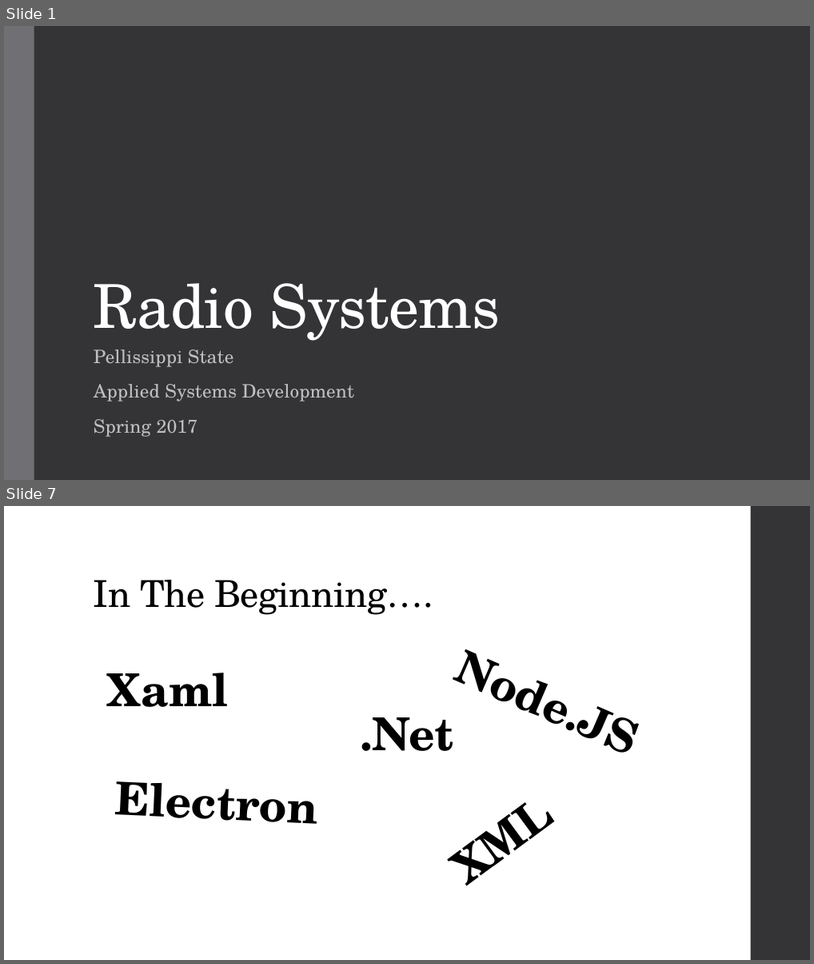
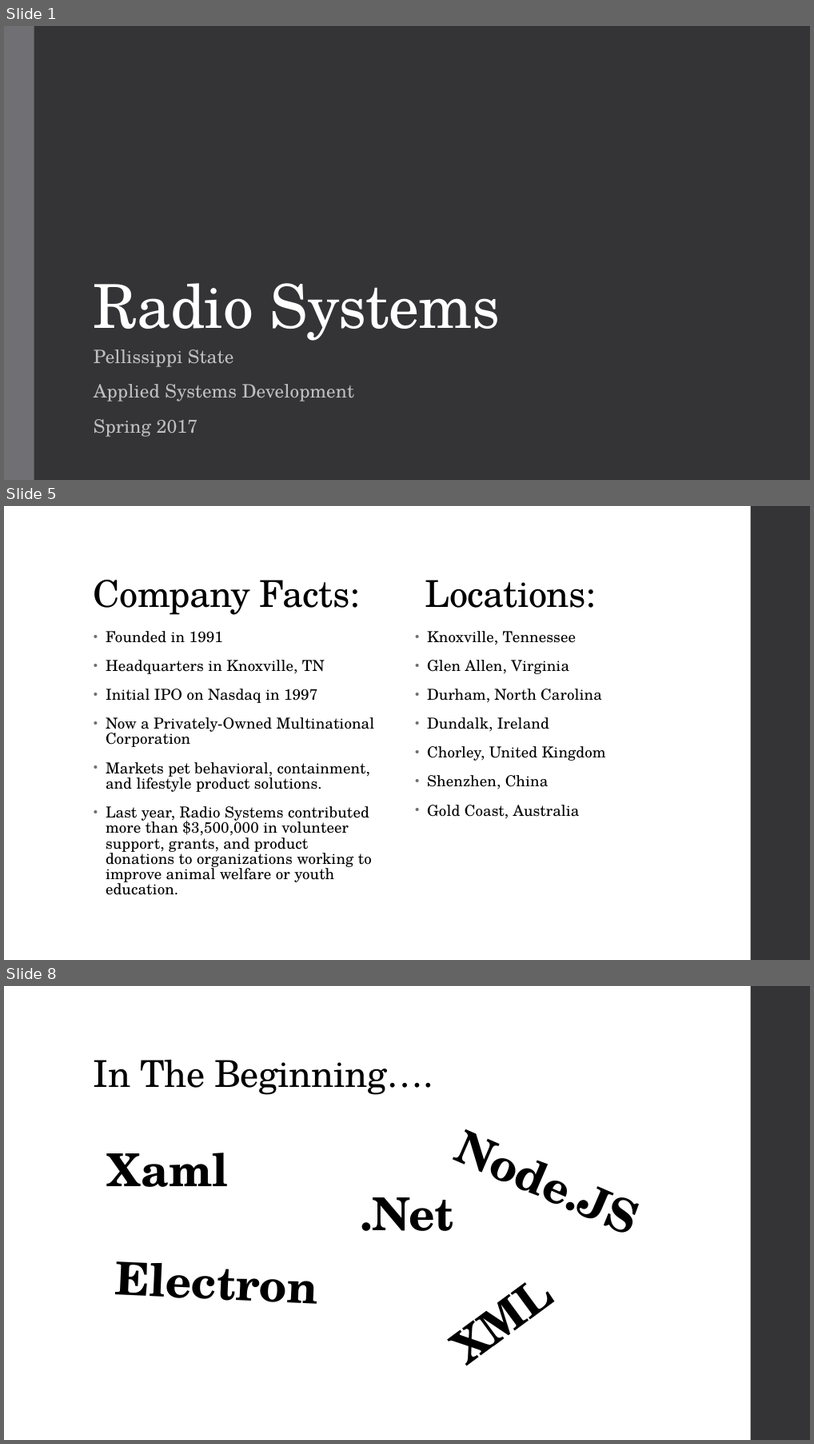
Before and after one commit to RadioSystemsPSCC/Practice, a slide deck: Admin and Documentation/Radio Systems.pptx. Shown one above the other, each under a label of ours: slides 1 and 7 before the commit, slides 1, 5 and 8 after it; the slides between them are not shown. The pictures are 814x964 and 814x1444 pixels, drawn with LibreOffice and Linux fonts; fonts in the diff are those of the drawing. Boxes give left, top, right and bottom in pixels: in the first picture for what was removed or moved away, otherwise in the second. Text is boxed around its words. In the diff, an @@ line names an element or a change of style, - is before the commit and + after.

```diff
--- a/Admin and Documentation/Radio Systems.pptx
+++ b/Admin and Documentation/Radio Systems.pptx
@@ slide 5 added at (x1=4, y1=506, x2=810, y2=960), background #FFFFFF; not listed: 1 template element that a slide beside it also shows @@
@@ title added at (x1=94, y1=580, x2=597, y2=615), 44 pt, text #000000 @@
+Company Facts: Locations:
@@ text added at (x1=106, y1=631, x2=375, y2=895), 18 pt, text #000000 @@
+• Founded in 1991
+• Headquarters in Knoxville, TN
+• Initial IPO on Nasdaq in 1997
+• Now a Privately-Owned Multinational Corporation
+• Markets pet behavioral, containment, and lifestyle product solutions.
+• Last year, Radio Systems contributed more than $3,500,000 in volunteer support, grants, and product donations to organizations working to improve animal welfare or youth education.
@@ text added at (x1=427, y1=631, x2=606, y2=819), 18 pt, text #000000 @@
+• Knoxville, Tennessee
+• Glen Allen, Virginia
+• Durham, North Carolina
+• Dundalk, Ireland
+• Chorley, United Kingdom
+• Shenzhen, China
+• Gold Coast, Australia
@@ what was slide 7 is now slide 8 @@
```
Also in this commit, not shown: 4 slides changed, 8 other slides added, 3 slides removed, 19 other files.
